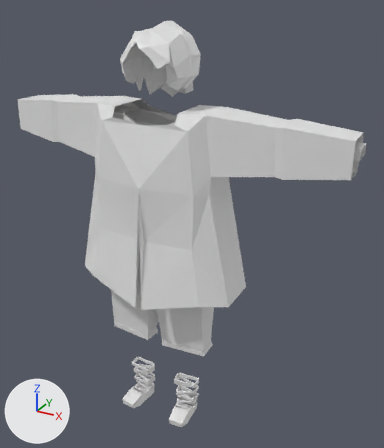
Before and after pictures for a commit that changed the Blender file Fase 2 Parte 1/personaje.blend.
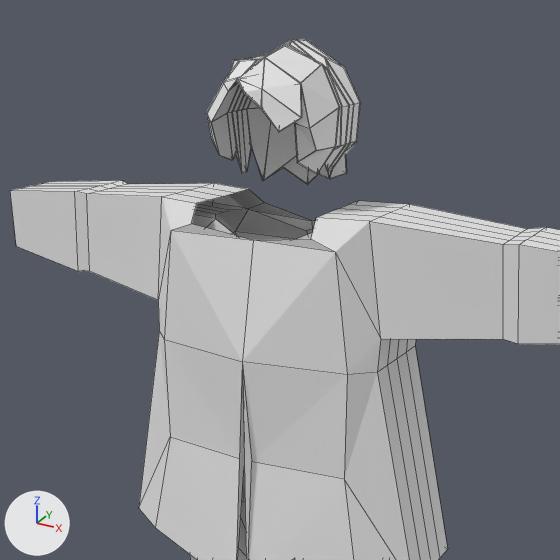
Each version is shown whole from a 50 mm camera at (10.23, -16.3, 17.05) aimed at (1.01, 0.46, 8.67), then close up on the part from 3% to 79% of the width and 0% to 65% of the height. The axes (+X, +Y, +Z) are drawn at lower left. The lights are the same throughout. The last two pictures show the newer version. The close-ups show mesh edges as thin lines.

In view in the first close-up: 'Camisa', 'Pelo', 'Sueter' and 1 more.
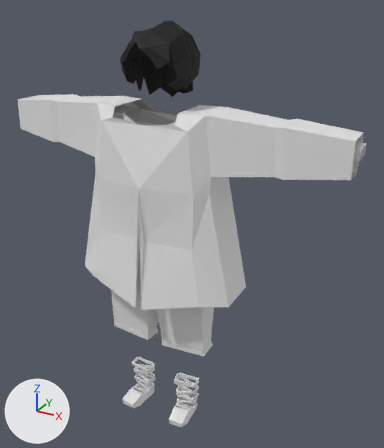
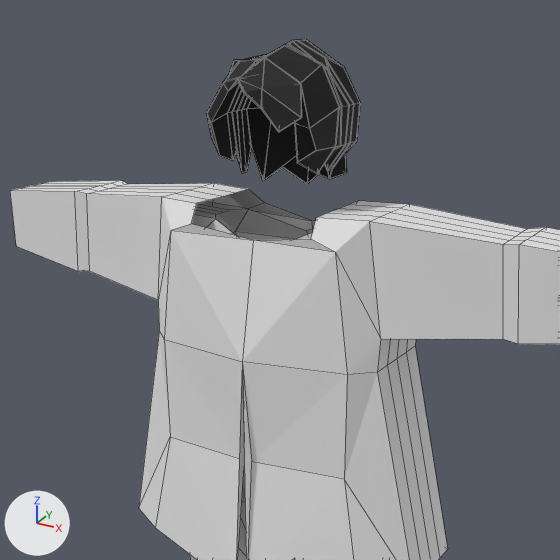
The change, as a list of edits to the scene's bpy script:
```text
Add mat_material_002:
    mat_material_002 = principled_material('Material.002')
    mat_material_002.base_color = (0.0, 0.0, 0.0)  # black #000000
    mat_material_002.roughness = 0.735
Change me_cube_009:
    where me_cube_009.from_pydata(...)  # 134 vertices, 132 faces; spans x -1.33..1.33, y -1.24..1.19, z -1.06..1.59
    remove me_cube_009.materials.append(mat_material)  # white #e7e7e7
    add me_cube_009.materials.append(mat_material_002)  # black #000000
```

Pixel boxes (x1, y1, x2, y2) of what changed, in the close-ups (560 x 560 px):
'Pelo', recoloured (white to black)
    both: (206, 39, 361, 185)
